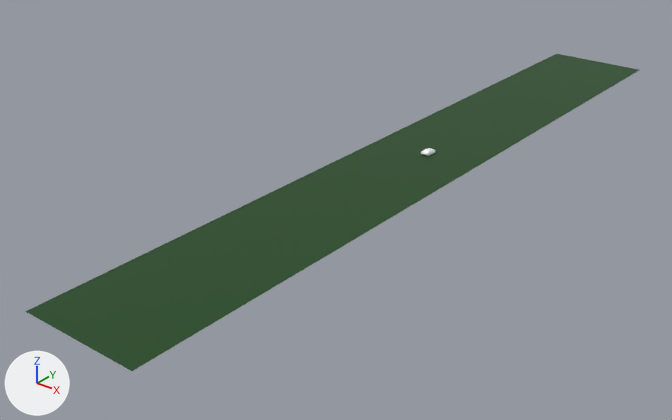
What one commit did to the glTF model models/car/car.gltf.
Before and after are seen from a 50 mm camera at (137.0, -214.0, 103.0) aimed at (-15.0, -24.0, -15.0). Every picture has the same lights, and +X, +Y and +Z are marked at lower left. Where no turn or scale is listed for an object, it has been applied to the vertices. Vertices at the same position are counted once.

Names of what the first picture shows: 'Plane', 'car'.
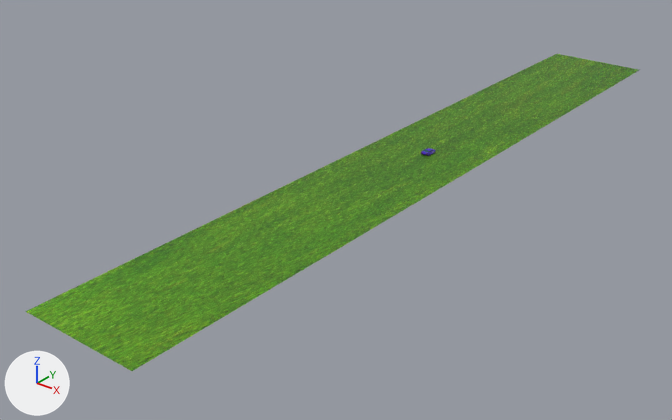
Where the change shows, as pixel boxes (x1, y1, x2, y2) in the pictures (672 x 420 px):
'Plane', recoloured, surface changed
    both: (25, 54, 639, 371)
'car', surface changed
    both: (421, 148, 436, 156)

What changed in the scene script:
```text
Add img_grass:
    img_grass = load_image('grass', 'grass.png', 509, 338, 'sRGB')
Add img_car2:
    img_car2 = load_image('car2', 'car2.png', 1024, 1024, 'sRGB')
Change mat_material:
    remove mat_material.base_color = (1.0, 1.0, 1.0)  # white #ffffff
    add mat_material.texture = img_car2
Add mat_material_004:
    mat_material_004 = principled_material('Material.004')
    mat_material_004.texture = img_grass
Change me_plane:
    where me_plane.from_pydata(...)  # 4 vertices, 2 faces; spans x -17.0..17.0, y -121.0..121.0, z 0.0
    used by ob_plane; location = (-0.8, -3.8, -1.2)
    remove me_plane.materials.append(mat_material_001)  # dark green #174717
    me_plane part 1: texture (UV) coordinates of 2 of 2 faces, centred in x -6.0..6.0, y -40.0..40.0, z 0.0, changed; they spanned u 0.0..1.0, v 0.0..1.0 and now span u 0.0..1.0, v 0.0..1.0
    add me_plane.materials.append(mat_material_004)  # picture img_grass
```
